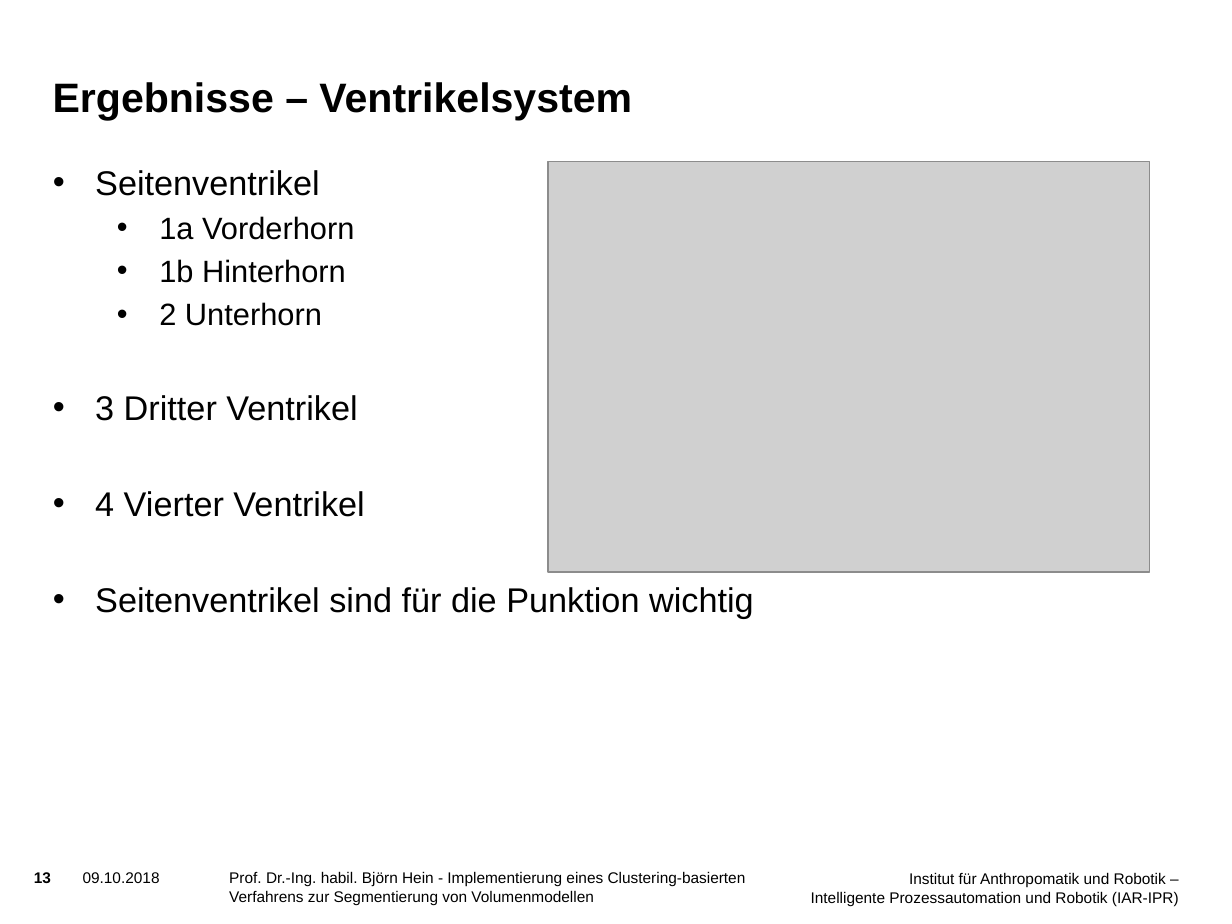
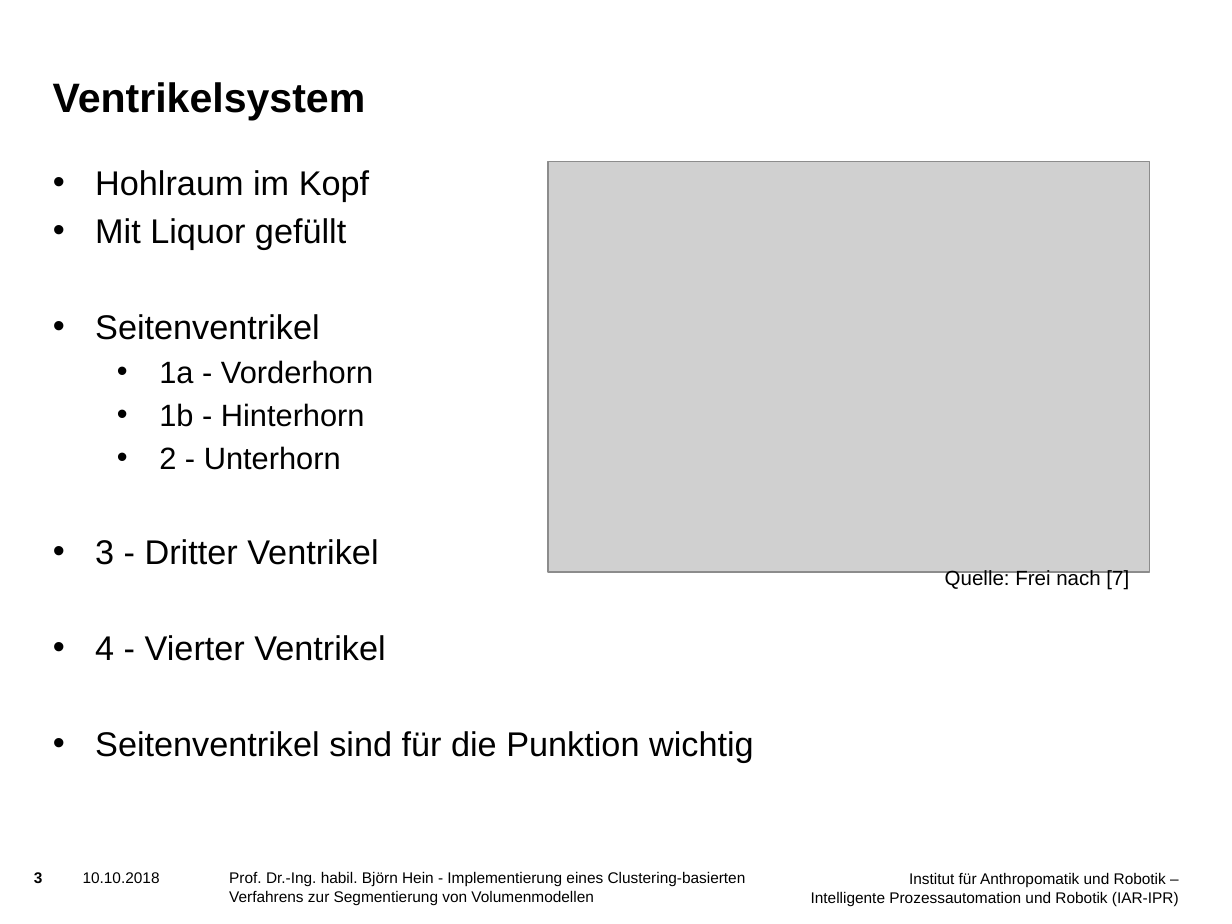
Before and after one commit to SchiriSchaf/Bachelorarbeit, a slide deck: slide 3 of Vortrag/Präsentation.pptx (slide 13 before the commit). Drawn at 1232x924 pixels with LibreOffice and Linux fonts; fonts in the diff are those of the drawing; grey boxes stand for pictures; background and template pictures are left out. Boxes give left, top, right and bottom in pixels: in the first picture for what was removed or moved away, otherwise in the second. Text is boxed around its words. In the diff, an @@ line names an element or a change of style, - is before the commit and + after.

```diff
--- a/Vortrag/Präsentation.pptx
+++ b/Vortrag/Präsentation.pptx
@@ title at (53,82,366,120): text changed @@
-Ergebnisse – Ventrikelsystem
+Ventrikelsystem
@@ text at (95,170,369,250): paragraphs added @@
+• Hohlraum im Kopf
+• Mit Liquor gefüllt
@@ text at (95,360,385,661): text changed @@
-  • 1a Vorderhorn
-  • 1b Hinterhorn
-  • 2 Unterhorn
-• 3 Dritter Ventrikel
-• 4 Vierter Ventrikel
+  • 1a - Vorderhorn
+  • 1b - Hinterhorn
+  • 2 - Unterhorn
+• 3 - Dritter Ventrikel
+• 4 - Vierter Ventrikel
@@ text added at (945,569,1129,590), 12 pt, text #000000 @@
+Quelle: Frei nach [7]
@@ page number at (34,872,43,883): text changed @@
-13
+3
@@ text at (83,872,160,883): text changed @@
-09.10.2018
+10.10.2018
```
Also in this commit, not shown: 22 other slides changed.
